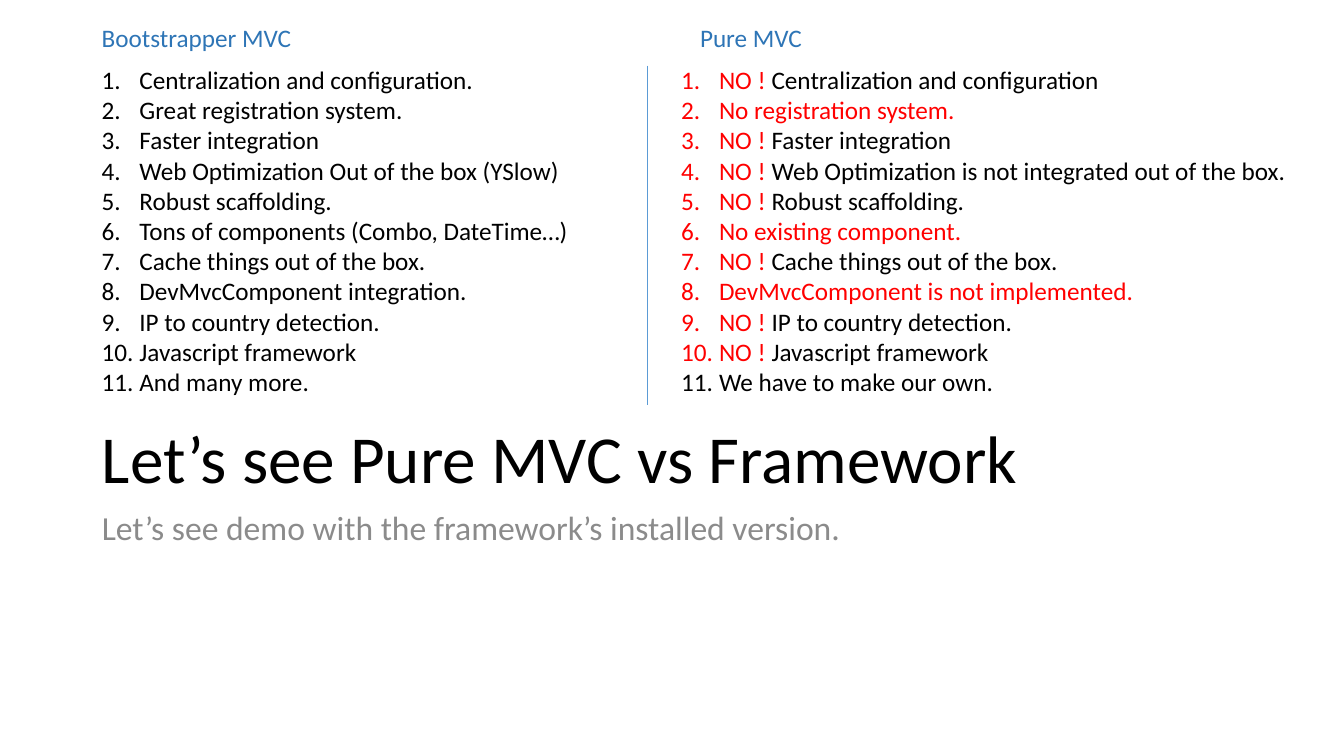
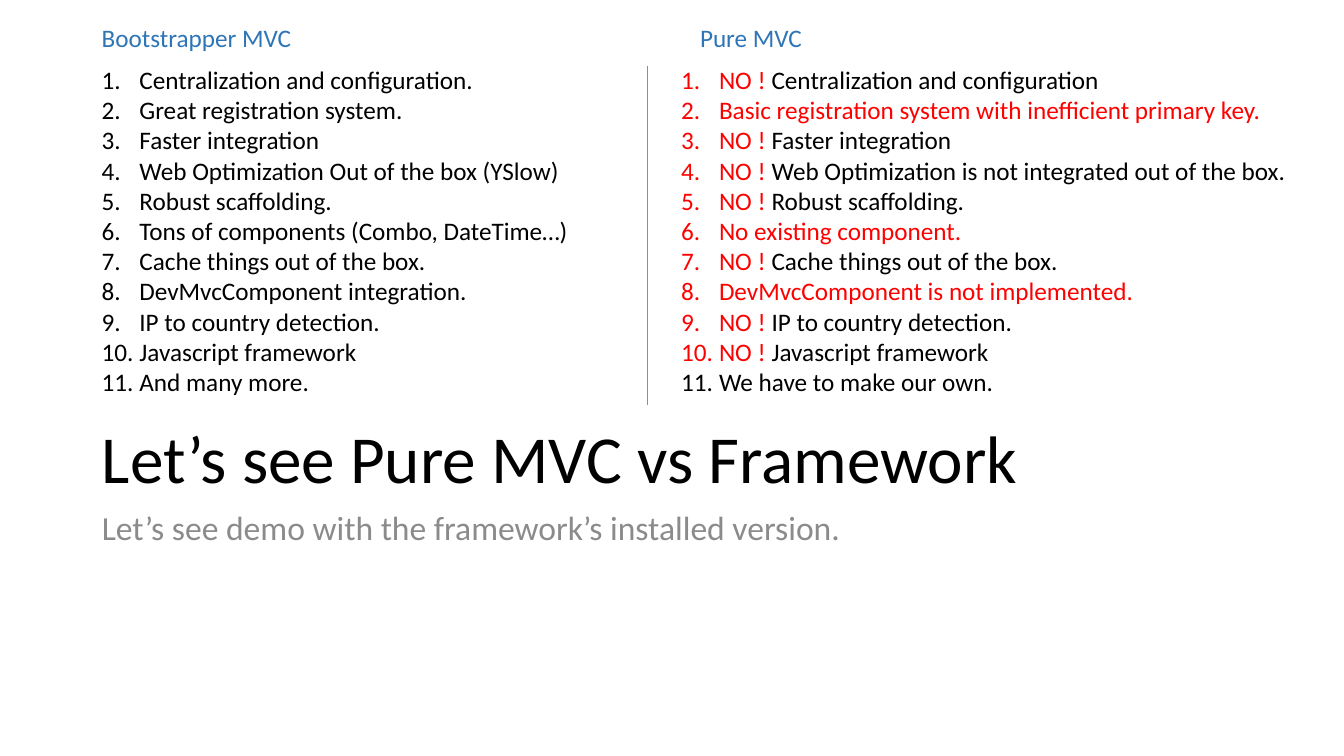
Before and after one commit to accorddeveloper/ASP.NET-MVC-Bootstrapper-Installed-Example, a slide deck: slide 7 of ASP.NET Presentation_2.pptx. Drawn at 1344x756 pixels with LibreOffice and Linux fonts; fonts in the diff are those of the drawing. Boxes give left, top, right and bottom in pixels: in the first picture for what was removed or moved away, otherwise in the second. Text is boxed around its words. In the diff, an @@ line names an element or a change of style, - is before the commit and + after.

Commit message:
slides-comparing updated

```diff
--- a/ASP.NET Presentation_2.pptx
+++ b/ASP.NET Presentation_2.pptx
@@ text at [719, 101, 1260, 124]: text changed @@
-2. No registration system.
+2. Basic registration system with inefficient primary key.
```
